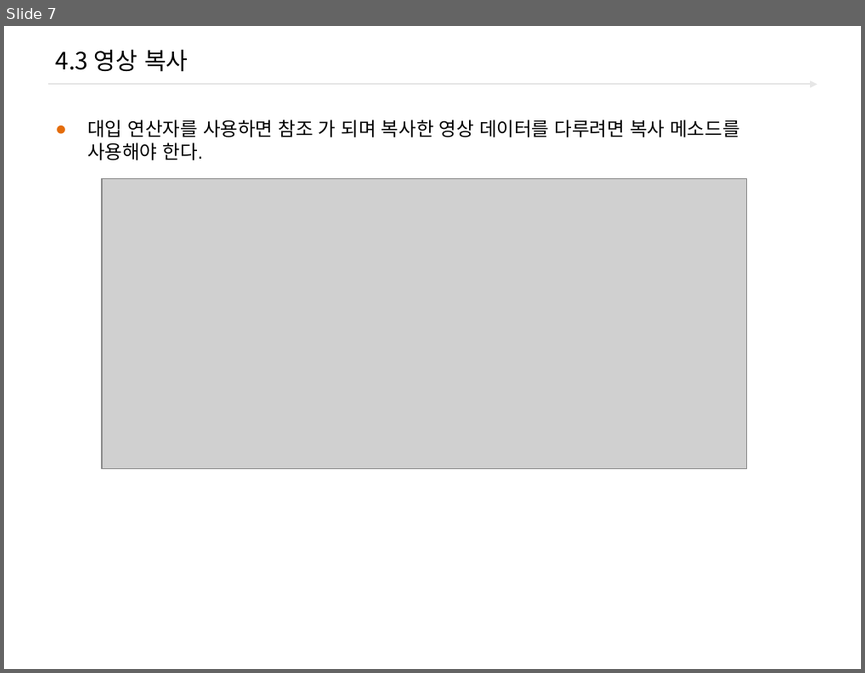
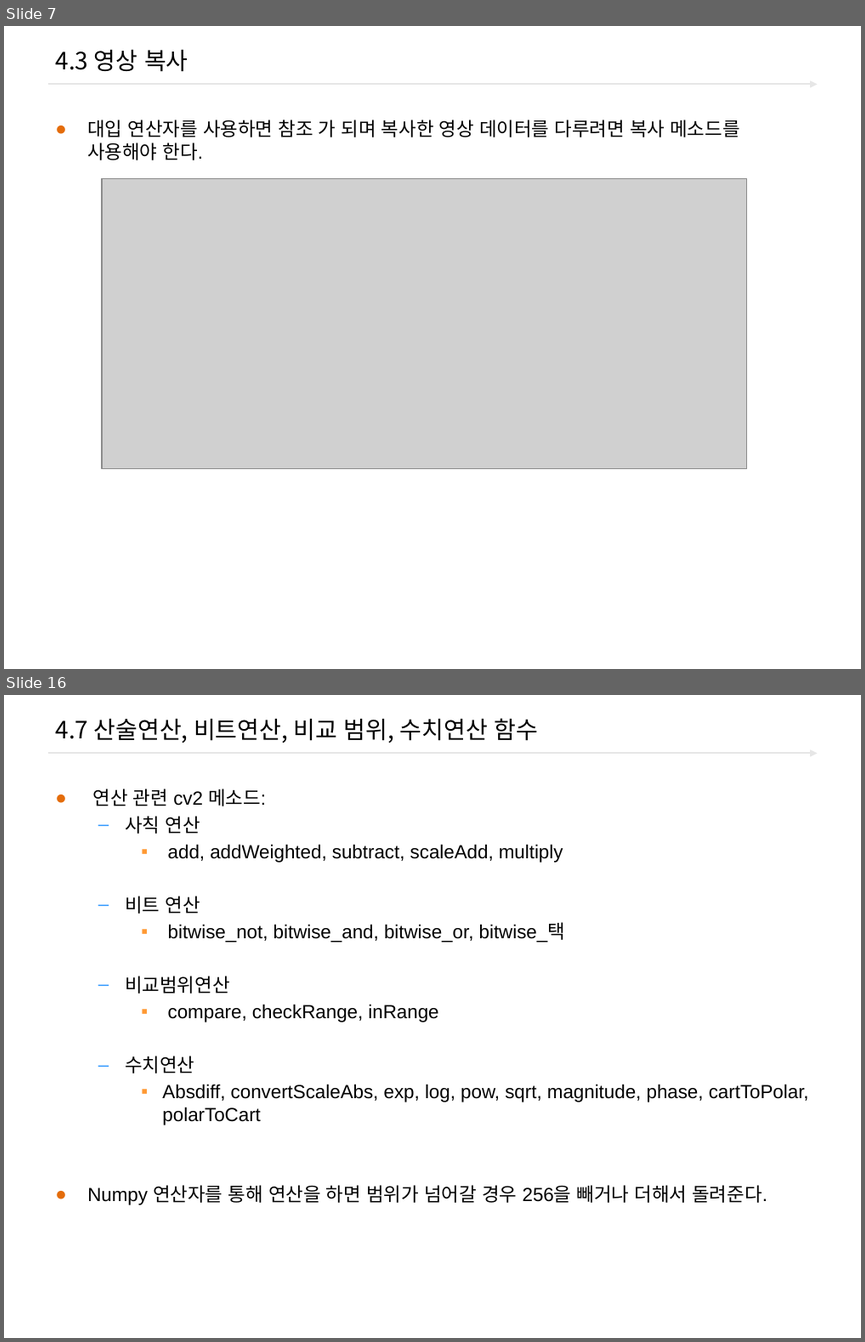
Before and after one commit to freshmea/ict_robot_dajung, a slide deck: pdf_ppt/2.OpenCV/Open_cv_04_기본 연산.pptx. Shown one above the other, each under a label of ours: slide 7 before the commit, slides 7 and 16 after it; the slides between them are not shown. The pictures are 865x673 and 865x1342 pixels, drawn with LibreOffice and Linux fonts; fonts in the diff are those of the drawing; grey boxes stand for pictures; background and template pictures are left out. Boxes give left, top, right and bottom in pixels: in the first picture for what was removed or moved away, otherwise in the second. Text is boxed around its words. In the diff, an @@ line names an element or a change of style, - is before the commit and + after.

```diff
--- a/pdf_ppt/2.OpenCV/Open_cv_04_기본 연산.pptx
+++ b/pdf_ppt/2.OpenCV/Open_cv_04_기본 연산.pptx
@@ slide 16 added at [4, 695, 861, 1338], background #FFFFFF; not listed: 1 template element that a slide beside it also shows @@
@@ title added at [55, 718, 539, 743], 20 pt, text #000000 @@
+4.7 산술연산, 비트연산, 비교 범위, 수치연산 함수
@@ text added at [87, 789, 809, 1205], 16 pt, text #000000 @@
+● 연산 관련 cv2 메소드:
+  – 사칙 연산
+    ▪ add, addWeighted, subtract, scaleAdd, multiply
+  – 비트 연산
+    ▪ bitwise_not, bitwise_and, bitwise_or, bitwise_택
+  – 비교범위연산
+    ▪ compare, checkRange, inRange
+  – 수치연산
+    ▪ Absdiff, convertScaleAbs, exp, log, pow, sqrt, magnitude, phase, cartToPolar, polarToCart
+● Numpy 연산자를 통해 연산을 하면 범위가 넘어갈 경우 256을 빼거나 더해서 돌려준다.
```
Also in this commit, not shown: 1 slide changed, 8 other slides added.
